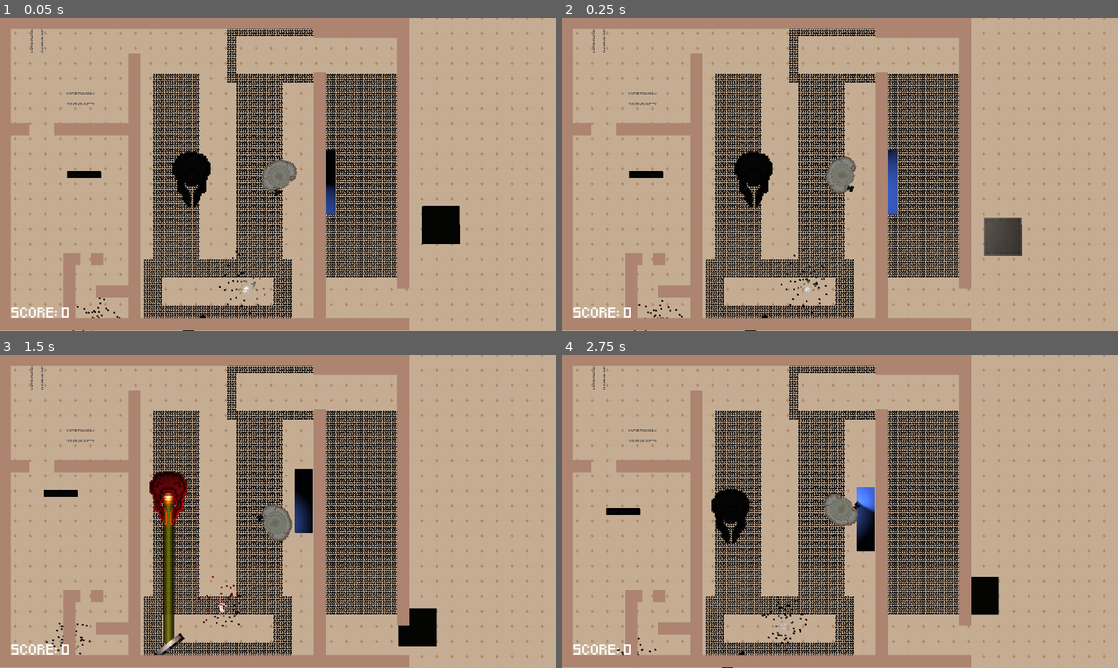
Above: before the commit, frames 1-4 (two rows, left to right).
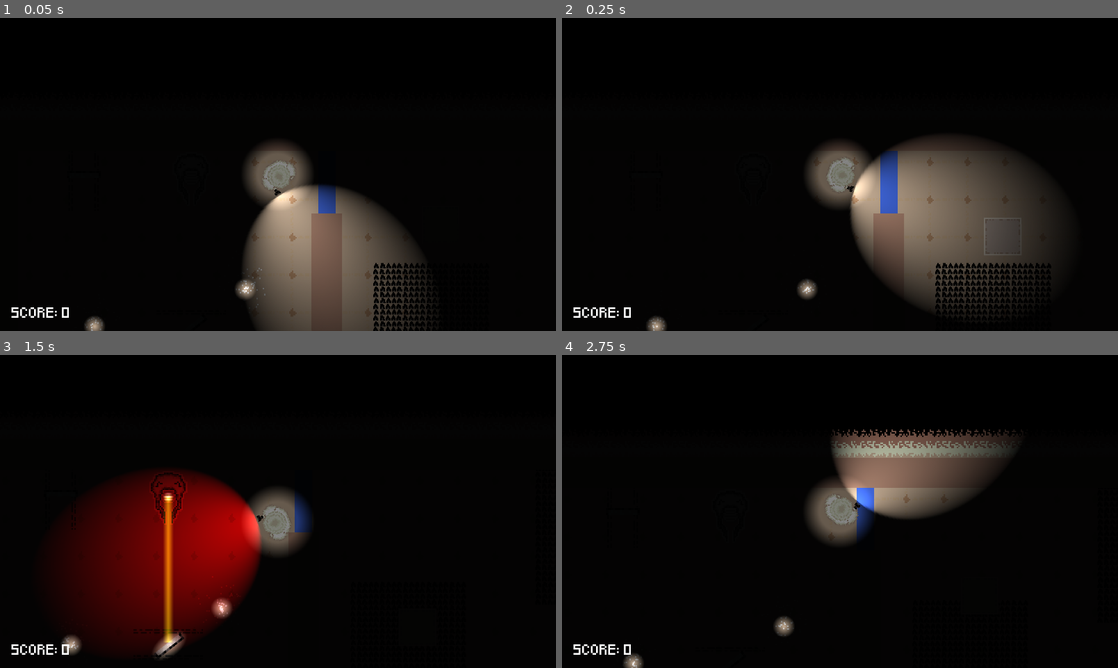
Above: after the commit, the same moments.

Repository: ToumaKamijou/Game-Making-A3
Game: Godot game, scene res://scenes/2D/levels/test_level.tscn
The game is run twice, just before and just after one commit, with the same random seed, the same clock (stepped at 60 frames per second) and the same inputs.
Inputs (mouse positions are in pixels of both pictures, inside the frame that each line leads up to):
- Up to frame 1 (0.05 s): no input
- Up to frame 2 (0.25 s): no input
- Up to frame 3 (1.5 s): tap Enter at 0.5 s; move the mouse to (400, 495) at 0.52 s; hold D (move_right) 0.53-1.28 s; hold Space (change_flash_color) 0.53-1.28 s; move the mouse to (166, 527) at 1.27 s; hold S (move_down) from 1.28 s (still down); tap F (interact) at 1.35 s
- Up to frame 4 (2.75 s): move the mouse to (895, 442) at 2.02 s; release S (move_down) at 2.03 s; hold D (move_right) from 2.03 s (still down); tap R at 2.1 s

The runs differ from the first frame. In frame 1, 91% of the frame differs, in the area x 0-100%, y 0-100%; in frame 2, 91%; in frame 3, 91%; in frame 4, 90%.

Commit message:
Fix
* TileMapLayers now properly show inside the game window

Diff:
--- a/a-3-game/scenes/2D/levels/test_level.tscn
+++ b/a-3-game/scenes/2D/levels/test_level.tscn
@@ -514,6 +514,8 @@
 size = Vector2i(1920, 1080)
 render_target_update_mode = 4
 
+[node name="TileMapControl" type="Node2D" parent="SubViewportContainer/SubViewport"]
+
 [node name="Fog" type="CanvasModulate" parent="SubViewportContainer/SubViewport"]
 position = Vector2(-1, 0)
 script = ExtResource("3_l8slq")
--- a/a-3-game/scripts/UI/test_level.gd
+++ b/a-3-game/scripts/UI/test_level.gd
@@ -1,5 +1,13 @@
 extends Node2D
+
+
+@onready var tile_map_layers: Node2D = $TileMapLayers
+@onready var tile_map_control: Node2D = $SubViewportContainer/SubViewport/TileMapControl
 
 
 func _ready() -> void:
 	RenderingServer.set_default_clear_color(Color.BLACK)
+
+	#move_child(tile_map_layers, sub_viewport_container.get_index())
+	#sub_viewport_container.move_child(get_child(sub_viewport_container.get_children().size()), 0)
+	tile_map_layers.reparent(tile_map_control)
Not shown: 1 places in a-3-game/scenes/2D/levels/test_level.tscn that only renumber resources
